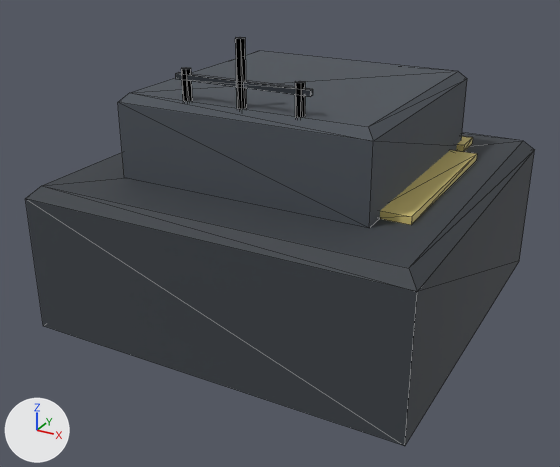
One commit to the glTF model assets/models/tech_center.glb: the scene before it, then after it.
One viewpoint serves both versions: a camera (50 mm lens) standing at (6.72, -13.13, 7.8) and looking at (-0.14, -0.67, 1.57). The lights are fixed; the arrows at lower left show +X, +Y and +Z. The older version comes first. Mesh edges are drawn as thin lines. Vertices at exactly the same position are counted once.

The first picture shows 'Body'.
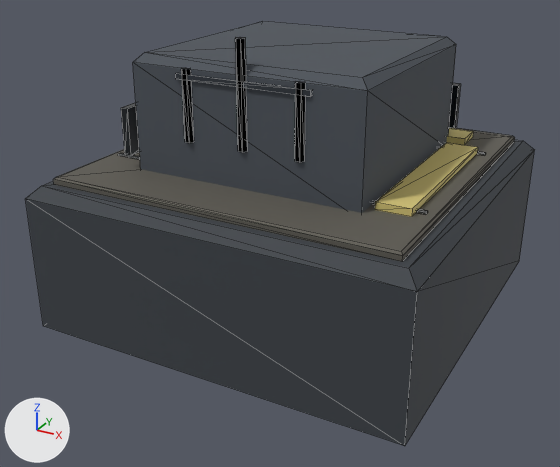
Changed parts and their boxes (x1, y1, x2, y2) in the pictures (560 x 467 px):
```json
{"object": "Body", "change": "reshaped", "before": [25, 37, 534, 446], "after": [25, 21, 534, 446]}
{"part": 1, "of": "me_body", "change": "reshaped", "before": [118, 51, 477, 228], "after": [53, 21, 515, 261]}
```

Scene script edits in JSON lines:
```json
{"op": "add", "block": "mat_concrete_dark", "code": ["mat_concrete_dark = principled_material('Concrete_Dark')", "mat_concrete_dark.base_color = (0.112, 0.105, 0.0862)  # dark grey #5e5b53", "mat_concrete_dark.roughness = 0.8"]}
{"block": "me_body", "where": "# used by ob_body; location = (0.0, 0.0, 0.0)"}
{"op": "remove", "block": "me_body", "code": "me_body.from_pydata(...)  # 114 vertices, 184 faces; spans x -3.75..3.75, y -3.75..3.82, z 0.0..5.65"}
{"op": "add", "block": "me_body", "code": "me_body.from_pydata(...)  # 142 vertices, 228 faces; spans x -3.75..3.75, y -3.75..3.82, z 0.0..5.65"}
{"block": "me_body", "change": "me_body part 1"}
{"block": "me_body", "change": "1 vertex is removed from x 2.38, y 1.73, z 2.9"}
{"block": "me_body", "change": "24 faces are deleted"}
{"block": "me_body", "change": "19 vertices move from x -2.62..3.02, y -2.47..2.79, z 2.9..4.5 to x -3.17..3.17, y -2.25..2.79, z 2.9..5.2"}
{"block": "me_body", "change": "29 vertices are added at x -3.38..3.38, y -3.38..3.38, z 2.9..3.18"}
{"block": "me_body", "change": "24 new faces join them, mat_dark (black #222629)"}
{"block": "me_body", "change": "20 new faces join them, mat_concrete_dark (dark grey #5e5b53)"}
{"block": "me_body", "change": "24 new faces join them, mat_faction (yellow #d9c87a)"}
{"op": "add", "block": "me_body", "code": "me_body.materials.append(mat_concrete_dark)  # dark grey #5e5b53"}
```
